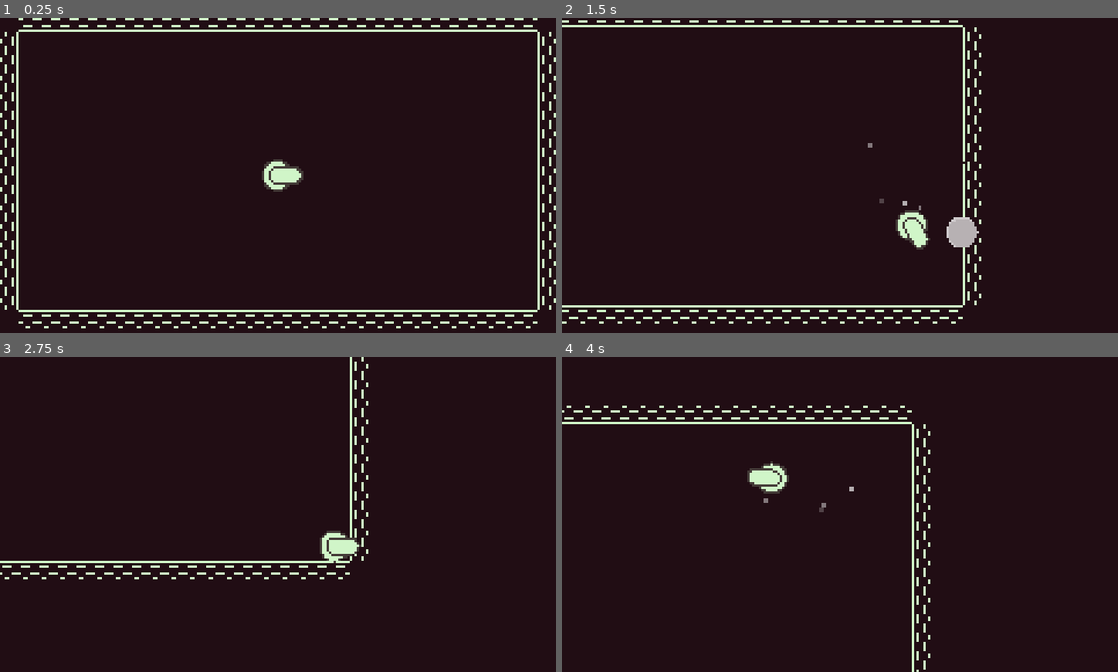
Above: before the commit, frames 1-4 (two rows, left to right).
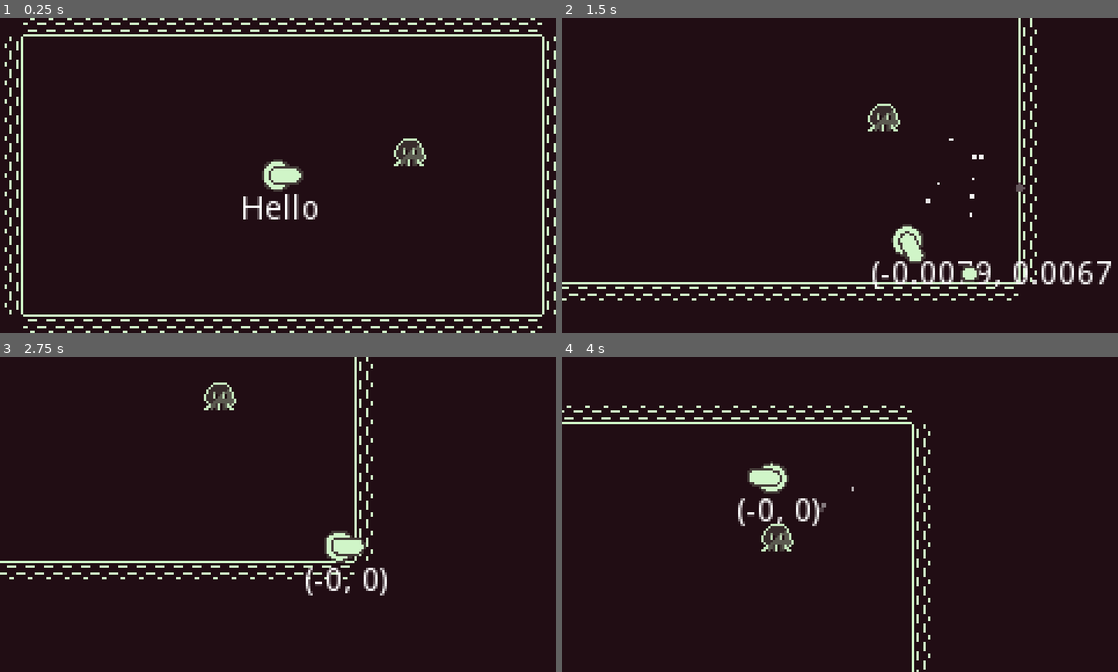
Above: after the commit, the same moments.

Repository: leafo/godot-game-1
Game: Godot game, scene res://Main.tscn
Two runs of this game, one before a commit and one after it. Both use one fixed random seed, a clock stepped at 60 frames per second and the inputs below.
Inputs:
- Up to frame 1 (0.25 s): no input
- Up to frame 2 (1.5 s): tap Enter (ui_accept) at 0.5, 0.6, 0.77, 1.07, 1.35 s; hold Right (ui_right) 0.53-1.28 s; hold Down (ui_down) from 1.28 s (still down)
- Up to frame 3 (2.75 s): tap Enter (ui_accept) at 1.52, 1.82, 2.1 s; release Down (ui_down) at 2.03 s; hold Right (ui_right) from 2.03 s (still down)
- Up to frame 4 (4 s): release Right (ui_right) at 2.78 s; hold Up (ui_up) 2.78-3.53 s; tap Enter (ui_accept) at 2.85, 3.02, 3.32, 3.6, 3.77 s; hold Left (ui_left) from 3.53 s (still down)

The runs differ from the first frame. In frame 1, 7.4% of the frame differs, in the area x 0-100%, y 0-100%; in frame 2, 7.8%, in the area x 0-99%, y 0-98%; in frame 3, 2.7%; in frame 4, 0.8%.

Commit message:
you can be knocked back

Diff:
--- a/Bullet.tscn
+++ b/Bullet.tscn
@@ -8,7 +8,7 @@
 custom_solver_bias = 0.0
 extents = Vector2( 2, 2 )
 
-[node name="Bullet" type="KinematicBody2D" index="0"]
+[node name="Bullet" type="KinematicBody2D"]
 
 position = Vector2( 0.0944672, 0 )
 input_pickable = false
--- /dev/null
+++ b/Enemy.tscn
@@ -0,0 +1,31 @@
+[gd_scene load_steps=3 format=2]
+
+[ext_resource path="res://sprites.png" type="Texture" id=1]
+
+[sub_resource type="RectangleShape2D" id=1]
+
+custom_solver_bias = 0.0
+extents = Vector2( 6.14307, 6.07308 )
+
+[node name="Enemy" type="KinematicBody2D" groups=[
+"Enemy",
+]]
+
+input_pickable = false
+collision_layer = 1
+collision_mask = 1
+collision/safe_margin = 0.08
+__meta__ = {
+"_edit_group_": true
+}
+
+[node name="Sprite" type="Sprite" parent="." index="0"]
+
+texture = ExtResource( 1 )
+region_enabled = true
+region_rect = Rect2( 1, 35, 14, 12 )
+_sections_unfolded = [ "Region" ]
+
+[node name="CollisionShape2D" type="CollisionShape2D" parent="." index="1"]
+
+shape = SubResource( 1 )
--- a/Main.tscn
+++ b/Main.tscn
@@ -1,10 +1,11 @@
-[gd_scene load_steps=4 format=2]
+[gd_scene load_steps=5 format=2]
 
 [ext_resource path="res://Node.gd" type="Script" id=1]
 [ext_resource path="res://Tiles.tres" type="TileSet" id=2]
 [ext_resource path="res://Player.tscn" type="PackedScene" id=3]
+[ext_resource path="res://Enemy.tscn" type="PackedScene" id=4]
 
-[node name="Main" type="Node"]
+[node name="Main" type="Node" index="0"]
 
 script = ExtResource( 1 )
 
@@ -33,3 +34,9 @@
 }
 
 [node name="Player" parent="." index="1" instance=ExtResource( 3 )]
+
+position = Vector2( 117.576, 67.5265 )
+
+[node name="Enemy" parent="." index="2" instance=ExtResource( 4 )]
+
+position = Vector2( 174.377, 57.1989 )
--- a/Player.gd
+++ b/Player.gd
@@ -2,11 +2,15 @@
 
 var Bullet = preload("res://Bullet.tscn")
 
-var SPEED = 120
+const SPEED = 120
+const HIT_FORCE = 30
+
 var gun_direction = Vector2(1,0)
 var direction = Vector2(1,0)
 var just_shot = false
-var last_velocity = Vector2()
+var just_hit = false
+var current_velocity = Vector2()
+var push_force = Vector2()
 
 func _ready():
 	pass
@@ -32,7 +36,7 @@
 	var b = Bullet.instance()
 	b.position = position + gun_direction * $Gun/Barrel.length
 	b.direction = gun_direction
-	b.velocity_adjust = last_velocity
+	b.velocity_adjust = current_velocity
 	get_parent().add_child(b)
 	$ShootTimer.start()
 	$AnimationPlayer.play("Recoil")
@@ -75,13 +79,35 @@
 		shoot()
 
 	$Gun.set_rotation(gun_direction.angle())
+
 	if movement.length_squared() != 0:
 		direction = movement.normalized()
-		last_velocity = direction * SPEED
-		move_and_slide(last_velocity)
+		movement = direction * SPEED
+
+	if push_force.length_squared() != 0:
+		$Debug.text = str(push_force)
+		# print("dampening push force", push_force, Vector2(), push_force.linear_interpolate(Vector2(), 0.5 * delta))
+		movement += push_force
+		push_force = push_force.linear_interpolate(Vector2(), delta / 0.06)
+
+	if movement.length_squared() != 0:
+		current_velocity = movement
+		move_and_slide(movement)
+		check_for_hits()
 
 	gun_direction = merge_angles(gun_direction, direction, 0.1)
 
+func check_for_hits():
+	for i in range(get_slide_count()):
+		var collision = get_slide_collision(i)
+		var object = collision.collider
+
+		if "Enemy" in object.get_groups():
+			just_hit = true
+			push_force = (position - object.position) * HIT_FORCE
 
 func _on_ShootTimer_timeout():
 	just_shot = false
+
+func _on_HitTimer_timeout():
+	just_hit = false
--- a/Player.tscn
+++ b/Player.tscn
@@ -28,9 +28,8 @@
 "values": [ Vector2( 0, 0 ), Vector2( -3, 0 ), Vector2( 0, 0 ) ]
 }
 
-[node name="Player" type="KinematicBody2D"]
+[node name="Player" type="KinematicBody2D" index="0"]
 
-position = Vector2( 120, 70 )
 input_pickable = false
 collision_layer = 2
 collision_mask = 1
@@ -47,39 +46,33 @@
 
 [node name="Gun" type="Node2D" parent="." index="1"]
 
+editor/display_folded = true
+
 [node name="Barrel" parent="Gun" index="0" instance=ExtResource( 3 )]
 
 radius = 3
 
-[node name="Debug" type="RichTextLabel" parent="." index="2"]
+[node name="Debug" type="Label" parent="." index="2"]
 
-visible = false
 anchor_left = 0.0
 anchor_top = 0.0
 anchor_right = 0.0
 anchor_bottom = 0.0
 margin_left = -16.0
 margin_top = 8.0
-margin_right = 104.0
-margin_bottom = 28.0
+margin_right = 24.0
+margin_bottom = 22.0
 rect_pivot_offset = Vector2( 0, 0 )
-rect_clip_content = true
-mouse_filter = 0
+rect_clip_content = false
+mouse_filter = 2
 mouse_default_cursor_shape = 0
 size_flags_horizontal = 1
-size_flags_vertical = 1
-bbcode_enabled = false
-bbcode_text = ""
-visible_characters = -1
+size_flags_vertical = 4
+text = "Hello"
 percent_visible = 1.0
-meta_underlined = true
-tab_size = 4
-text = "DEBUG"
-scroll_active = true
-scroll_following = false
-selection_enabled = false
-override_selected_font_color = false
-_sections_unfolded = [ "BBCode", "Rect", "Visibility" ]
+lines_skipped = 0
+max_lines_visible = -1
+_sections_unfolded = [ "custom_fonts" ]
 
 [node name="Camera2D" type="Camera2D" parent="." index="3"]
 
@@ -122,7 +115,14 @@
 one_shot = true
 autostart = false
 
-[node name="AnimationPlayer" type="AnimationPlayer" parent="." index="6"]
+[node name="HitTimer" type="Timer" parent="." index="6"]
+
+process_mode = 1
+wait_time = 0.5
+one_shot = true
+autostart = false
+
+[node name="AnimationPlayer" type="AnimationPlayer" parent="." index="7"]
 
 root_node = NodePath("")
 autoplay = ""
@@ -134,3 +134,5 @@
 _sections_unfolded = [ "Playback Options" ]
 
 [connection signal="timeout" from="ShootTimer" to="." method="_on_ShootTimer_timeout"]
+
+[connection signal="timeout" from="HitTimer" to="." method="_on_HitTimer_timeout"]
Binary file changed: sprites.png
Not shown, changed: sprites.png.import
